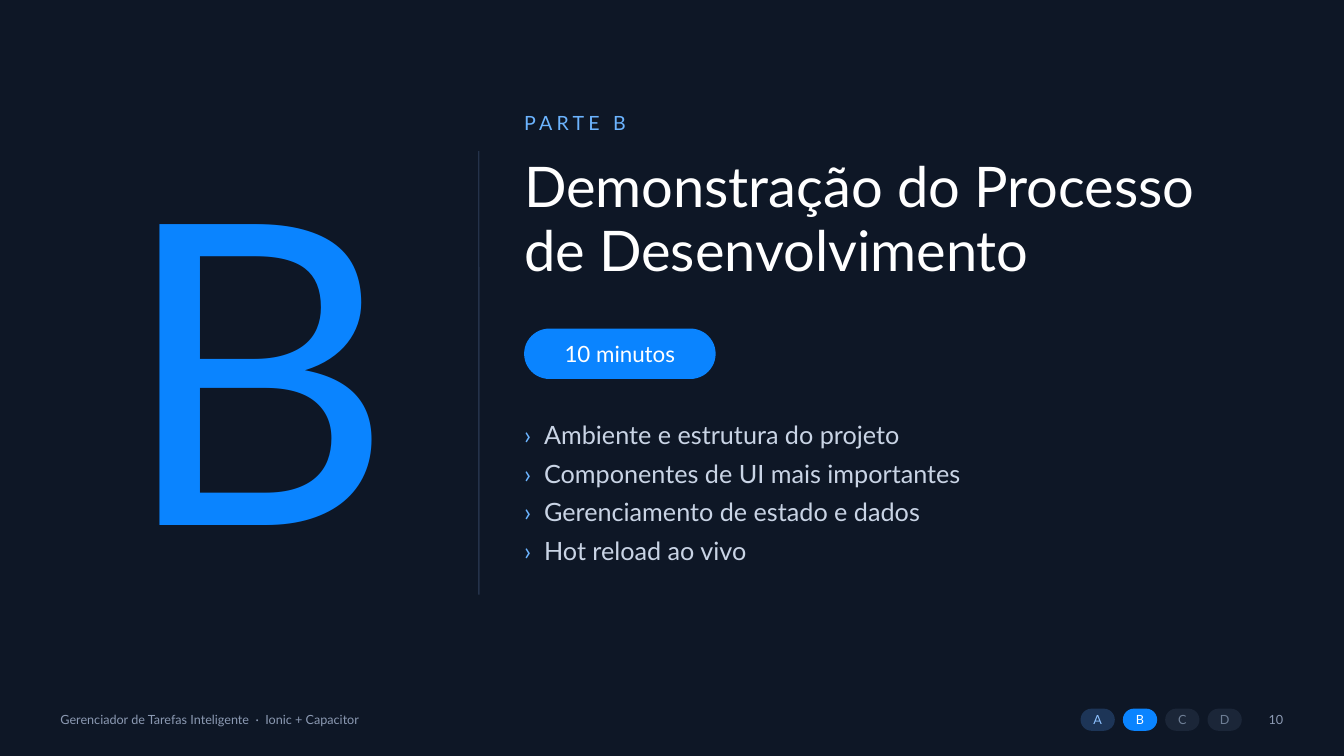
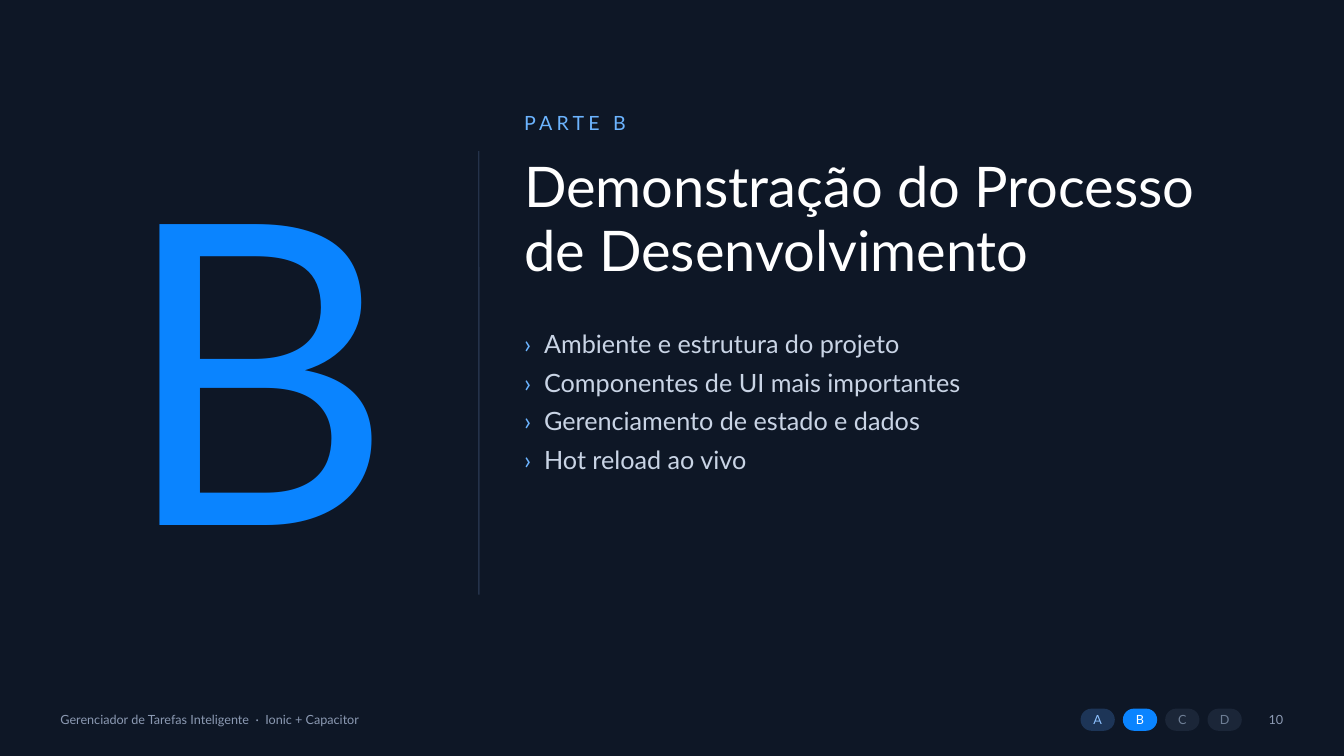
Before and after one commit to jdecarli6/DESENWEB, a slide deck: slide 10 of slides/apresentacao.pptx. Drawn at 1344x756 pixels with LibreOffice and Linux fonts; fonts in the diff are those of the drawing. Boxes give left, top, right and bottom in pixels: in the first picture for what was removed or moved away, otherwise in the second. Text is boxed around its words. In the diff, an @@ line names an element or a change of style, - is before the commit and + after.

```diff
--- a/slides/apresentacao.pptx
+++ b/slides/apresentacao.pptx
@@ text "› Ambiente e estrutura do ...": place and size @@
-text "› Ambiente e estrutura do ..." at (544, 425, 960, 560)
+text "› Ambiente e estrutura do ..." at (544, 334, 960, 469)
@@ rounded rectangle removed at (524, 329, 716, 379) @@
-10 minutos
```
Also in this commit, not shown: 5 other slides changed, 6 other files.
